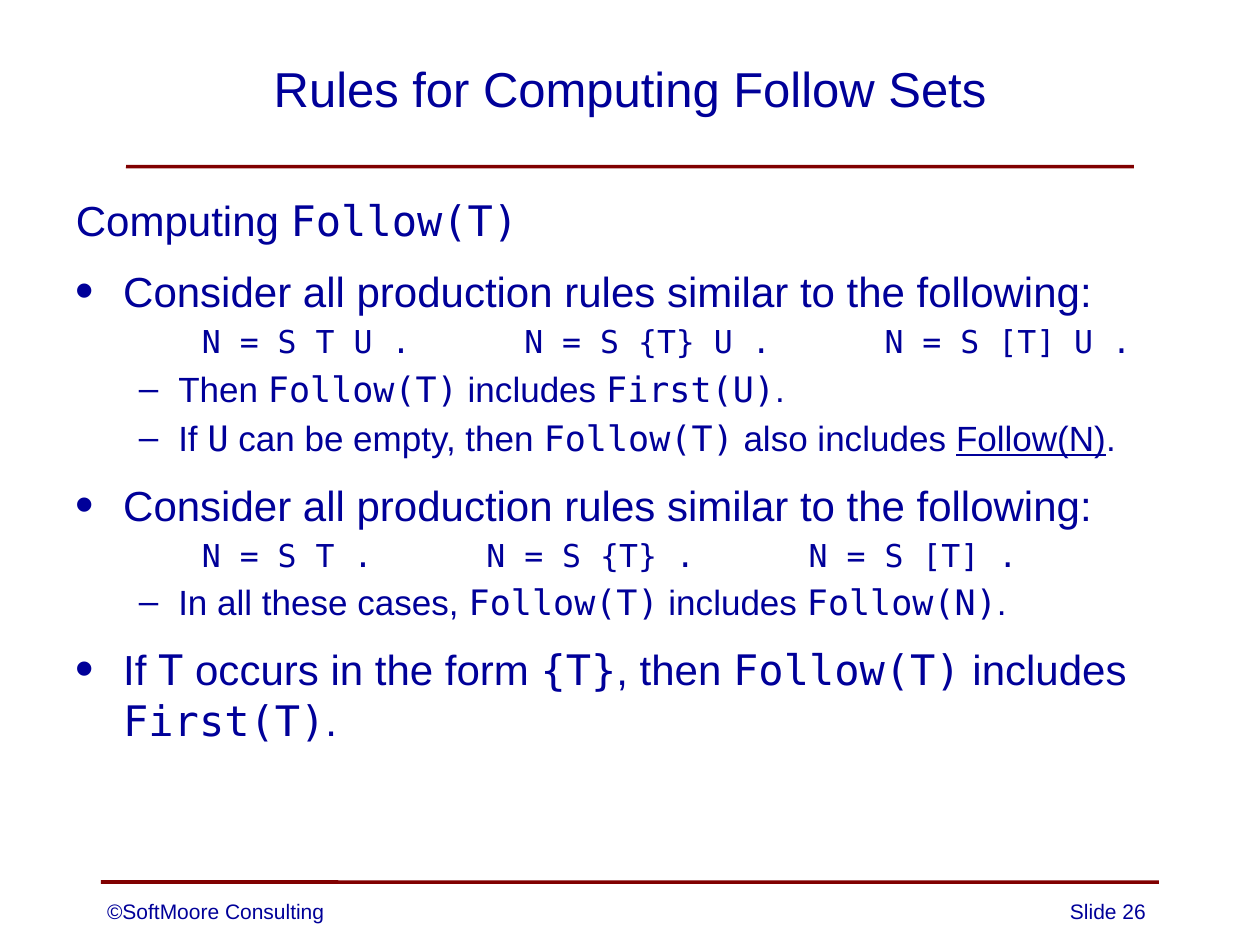
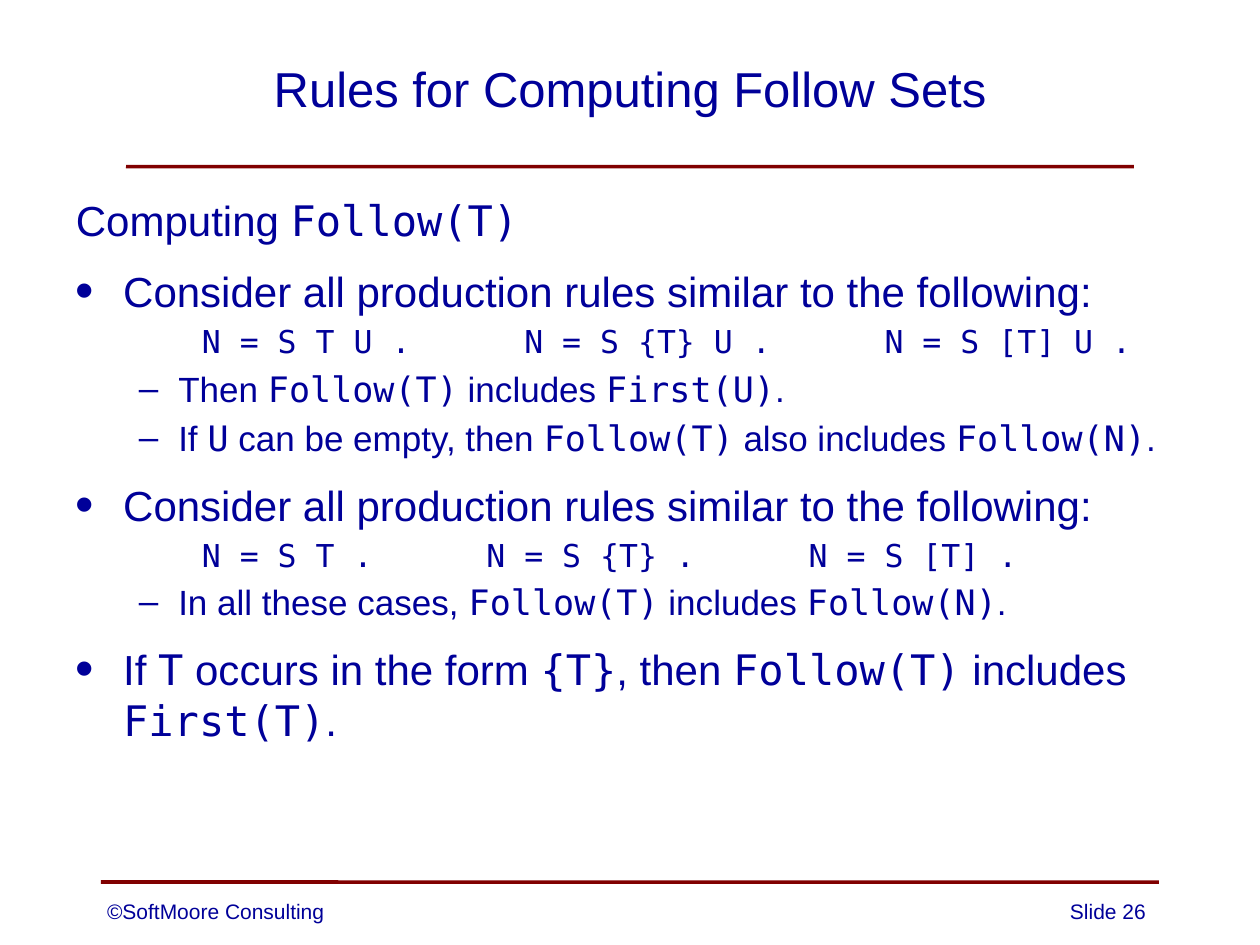
Before and after one commit to SoftMoore/CPRL-Java-3rd, a slide deck: slide 26 of PowerPoints/06 - Syntax Analysis.pptx. Drawn at 1260x945 pixels with LibreOffice and Linux fonts; fonts in the diff are those of the drawing. Boxes give left, top, right and bottom in pixels: in the first picture for what was removed or moved away, otherwise in the second. Text is boxed around its words. In the diff, an @@ line names an element or a change of style, - is before the commit and + after.

Commit message:
minor reformatting of font on one slide

```diff
--- a/PowerPoints/06 - Syntax Analysis.pptx
+++ b/PowerPoints/06 - Syntax Analysis.pptx
@@ text at [178, 424, 1156, 457]: font Arial to DejaVu Sans Mono, underline off in "Follow(N)." @@
```
